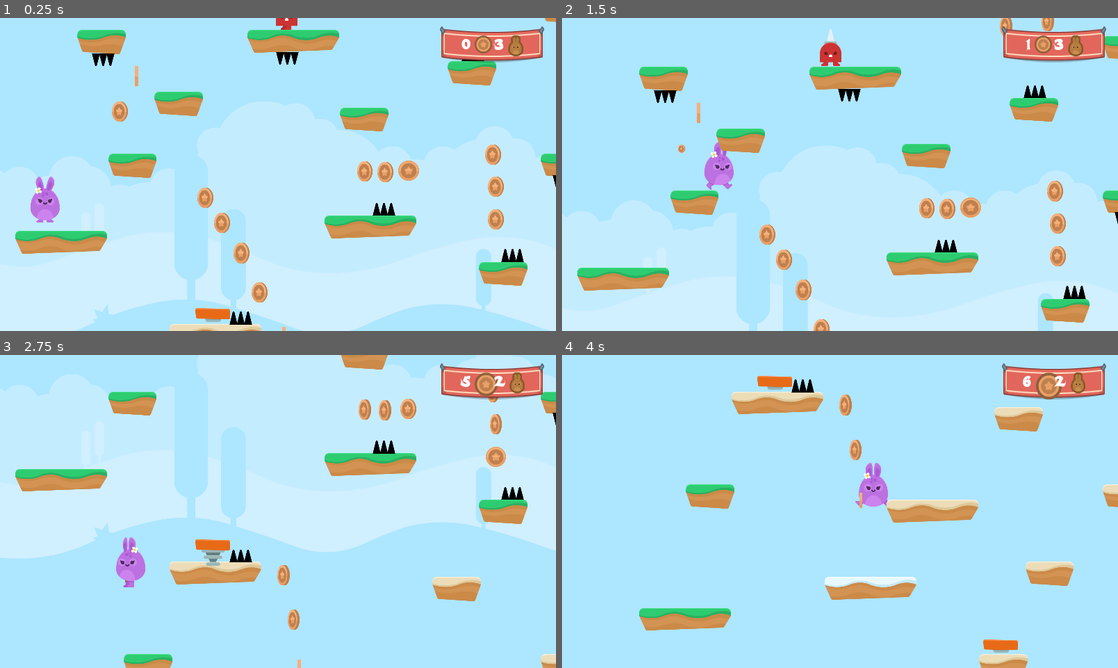
Above: before the commit, frames 1-4 (two rows, left to right).
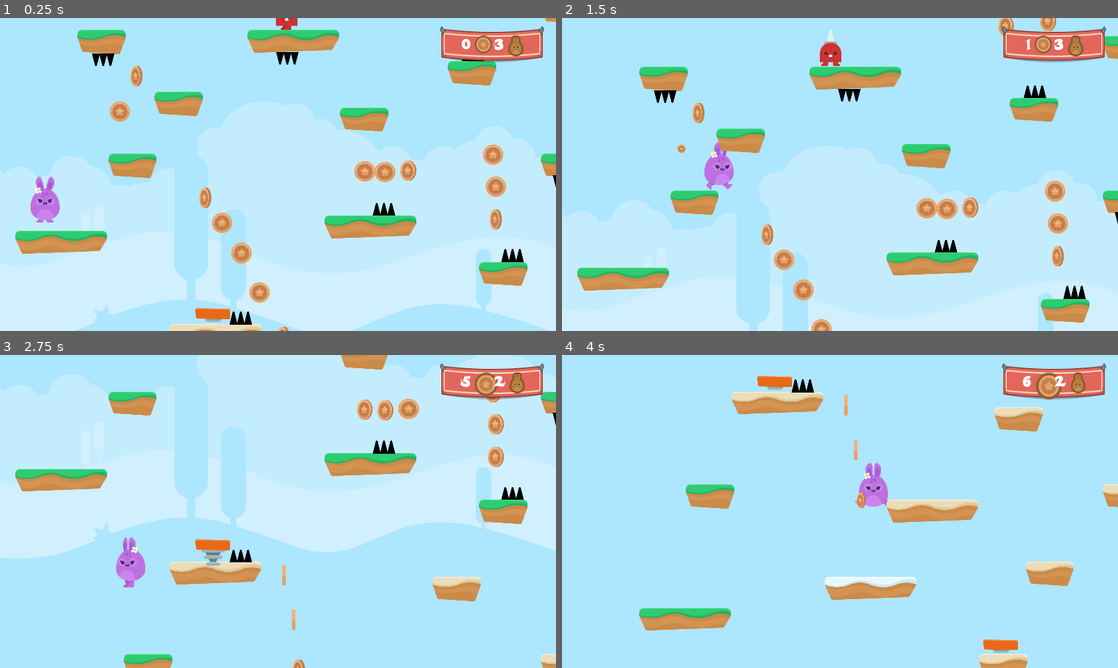
Above: after the commit, the same moments.

Repository: PaulSolheim/HoppyDays
Game: Godot game, scene res://Scenes/Levels/Level1.tscn
The game is run twice, just before and just after one commit, with the same random seed, the same clock (stepped at 60 frames per second) and the same inputs.
Inputs:
- Up to frame 1 (0.25 s): no input
- Up to frame 2 (1.5 s): hold Right (ui_right) from 0.53 s (still down); tap Up (ui_up) at 0.77 s
- Up to frame 3 (2.75 s): tap Up (ui_up) at 1.52 s; release Right (ui_right) at 2.03 s; hold Left (ui_left) from 2.03 s (still down)
- Up to frame 4 (4 s): release Left (ui_left) at 2.78 s; hold Right (ui_right) from 2.78 s (still down); tap Up (ui_up) at 3.02, 3.77 s

The runs differ from the first frame. In frame 1, 1.1% of the frame differs, in the area x 19-91%, y 15-100%; in frame 2, 1.1%; in frame 3, 0.7%; in frame 4, 0.3%.

Commit message:
godot 3.3.3
oppgradert til godot 3.3.3.

Diff:
--- a/Platforms.tres
+++ b/Platforms.tres
@@ -10,156 +10,195 @@
 [ext_resource path="res://GFX/Environment/ground_snow_small.png" type="Texture" id=8]
 
 [sub_resource type="ConvexPolygonShape2D" id=1]
-
-custom_solver_bias = 0.0
 points = PoolVector2Array( -190, -10, -190, -30, -188.345, -37.4981, -182.784, -43.4563, -174.442, -47.0312, 174.312, -47.0312, 183.845, -43.4563, 189.009, -35.9092, 190.2, -27.1705, 189.406, -16.4457, 161.998, 35.1922, -159.348, 45.5197 )
 
 [sub_resource type="ConvexPolygonShape2D" id=2]
-
-custom_solver_bias = 0.0
 points = PoolVector2Array( -190, -10, -190, -30, -188.345, -37.4981, -182.784, -43.4563, -174.442, -47.0312, 174.312, -47.0312, 183.845, -43.4563, 189.009, -35.9092, 190.2, -27.1705, 189.406, -16.4457, 161.998, 35.1922, -159.348, 45.5197 )
 
 [sub_resource type="ConvexPolygonShape2D" id=3]
-
-custom_solver_bias = 0.0
 points = PoolVector2Array( -190, -10, -190, -30, -188.345, -37.4981, -182.784, -43.4563, -174.442, -47.0312, 174.312, -47.0312, 183.845, -43.4563, 189.009, -35.9092, 190.2, -27.1705, 189.406, -16.4457, 161.998, 35.1922, -159.348, 45.5197 )
 
 [sub_resource type="ConvexPolygonShape2D" id=4]
-
-custom_solver_bias = 0.0
 points = PoolVector2Array( -190, -10, -190, -30, -188.345, -37.4981, -182.784, -43.4563, -174.442, -47.0312, 174.312, -47.0312, 183.845, -43.4563, 189.009, -35.9092, 190.2, -27.1705, 189.406, -16.4457, 161.998, 35.1922, -159.348, 45.5197 )
 
 [sub_resource type="ConvexPolygonShape2D" id=5]
-
-custom_solver_bias = 0.0
 points = PoolVector2Array( -93.4053, -1.29086, -99.5671, -22.8571, -99.6639, -36.3872, -94.8974, -44.7287, -85.043, -49.7048, 88.8071, -50.1449, 96.2892, -44.4233, 100.69, -35.6207, 100.69, -18.0157, 74.2829, 48.0033, -77.5609, 42.2817 )
 
 [sub_resource type="ConvexPolygonShape2D" id=6]
-
-custom_solver_bias = 0.0
 points = PoolVector2Array( -93.4053, -1.29086, -99.5671, -22.8571, -99.6639, -36.3872, -94.8974, -44.7287, -85.043, -49.7048, 88.8071, -50.1449, 96.2892, -44.4233, 100.69, -35.6207, 100.69, -18.0157, 74.2829, 48.0033, -77.5609, 42.2817 )
 
 [sub_resource type="ConvexPolygonShape2D" id=7]
-
-custom_solver_bias = 0.0
 points = PoolVector2Array( -93.4053, -1.29086, -99.5671, -22.8571, -99.6639, -36.3872, -94.8974, -44.7287, -85.043, -49.7048, 88.8071, -50.1449, 96.2892, -44.4233, 100.69, -35.6207, 100.69, -18.0157, 74.2829, 48.0033, -77.5609, 42.2817 )
 
 [sub_resource type="ConvexPolygonShape2D" id=8]
-
-custom_solver_bias = 0.0
 points = PoolVector2Array( -93.4053, -1.29086, -99.5671, -22.8571, -99.6639, -36.3872, -94.8974, -44.7287, -85.043, -49.7048, 88.8071, -50.1449, 96.2892, -44.4233, 100.69, -35.6207, 100.69, -18.0157, 74.2829, 48.0033, -77.5609, 42.2817 )
 
 [resource]
-
 0/name = "Ground_Cake"
 0/texture = ExtResource( 1 )
 0/tex_offset = Vector2( 0, 0 )
 0/modulate = Color( 1, 1, 1, 1 )
 0/region = Rect2( 0, 0, 380, 94 )
-0/is_autotile = false
+0/tile_mode = 0
 0/occluder_offset = Vector2( 190, 47 )
 0/navigation_offset = Vector2( 190, 47 )
+0/shape_offset = Vector2( 190, 47 )
+0/shape_transform = Transform2D( 1, 0, 0, 1, 190, 47 )
+0/shape = SubResource( 1 )
+0/shape_one_way = false
+0/shape_one_way_margin = 1.0
 0/shapes = [ {
 "autotile_coord": Vector2( 0, 0 ),
 "one_way": false,
+"one_way_margin": 1.0,
 "shape": SubResource( 1 ),
 "shape_transform": Transform2D( 1, 0, 0, 1, 190, 47 )
 } ]
+0/z_index = 0
 1/name = "Ground_Sand"
 1/texture = ExtResource( 2 )
 1/tex_offset = Vector2( 0, 0 )
 1/modulate = Color( 1, 1, 1, 1 )
 1/region = Rect2( 0, 0, 380, 94 )
-1/is_autotile = false
+1/tile_mode = 0
 1/occluder_offset = Vector2( 190, 47 )
 1/navigation_offset = Vector2( 190, 47 )
+1/shape_offset = Vector2( 190, 47 )
+1/shape_transform = Transform2D( 1, 0, 0, 1, 190, 47 )
+1/shape = SubResource( 2 )
+1/shape_one_way = false
+1/shape_one_way_margin = 1.0
 1/shapes = [ {
 "autotile_coord": Vector2( 0, 0 ),
 "one_way": false,
+"one_way_margin": 1.0,
 "shape": SubResource( 2 ),
 "shape_transform": Transform2D( 1, 0, 0, 1, 190, 47 )
 } ]
+1/z_index = 0
 2/name = "Ground_Grass"
 2/texture = ExtResource( 3 )
 2/tex_offset = Vector2( 0, 0 )
 2/modulate = Color( 1, 1, 1, 1 )
 2/region = Rect2( 0, 0, 380, 94 )
-2/is_autotile = false
+2/tile_mode = 0
 2/occluder_offset = Vector2( 190, 47 )
 2/navigation_offset = Vector2( 190, 47 )
+2/shape_offset = Vector2( 190, 47 )
+2/shape_transform = Transform2D( 1, 0, 0, 1, 190, 47 )
+2/shape = SubResource( 3 )
+2/shape_one_way = false
+2/shape_one_way_margin = 1.0
 2/shapes = [ {
 "autotile_coord": Vector2( 0, 0 ),
 "one_way": false,
+"one_way_margin": 1.0,
 "shape": SubResource( 3 ),
 "shape_transform": Transform2D( 1, 0, 0, 1, 190, 47 )
 } ]
+2/z_index = 0
 3/name = "Ground_Snow"
 3/texture = ExtResource( 4 )
 3/tex_offset = Vector2( 0, 0 )
 3/modulate = Color( 1, 1, 1, 1 )
 3/region = Rect2( 0, 0, 380, 94 )
-3/is_autotile = false
+3/tile_mode = 0
 3/occluder_offset = Vector2( 190, 47 )
 3/navigation_offset = Vector2( 190, 47 )
+3/shape_offset = Vector2( 190, 47 )
+3/shape_transform = Transform2D( 1, 0, 0, 1, 190, 47 )
+3/shape = SubResource( 4 )
+3/shape_one_way = false
+3/shape_one_way_margin = 1.0
 3/shapes = [ {
 "autotile_coord": Vector2( 0, 0 ),
 "one_way": false,
+"one_way_margin": 1.0,
 "shape": SubResource( 4 ),
 "shape_transform": Transform2D( 1, 0, 0, 1, 190, 47 )
 } ]
+3/z_index = 0
 4/name = "Ground_Cake_small"
 4/texture = ExtResource( 5 )
 4/tex_offset = Vector2( 0, 0 )
 4/modulate = Color( 1, 1, 1, 1 )
 4/region = Rect2( 0, 0, 201, 100 )
-4/is_autotile = false
+4/tile_mode = 0
 4/occluder_offset = Vector2( 100.5, 50 )
 4/navigation_offset = Vector2( 100.5, 50 )
+4/shape_offset = Vector2( 100.5, 50 )
+4/shape_transform = Transform2D( 1, 0, 0, 1, 100.5, 50 )
+4/shape = SubResource( 5 )
+4/shape_one_way = false
+4/shape_one_way_margin = 1.0
 4/shapes = [ {
 "autotile_coord": Vector2( 0, 0 ),
 "one_way": false,
+"one_way_margin": 1.0,
 "shape": SubResource( 5 ),
 "shape_transform": Transform2D( 1, 0, 0, 1, 100.5, 50 )
 } ]
+4/z_index = 0
 5/name = "Ground_Sand_small"
 5/texture = ExtResource( 6 )
 5/tex_offset = Vector2( 0, 0 )
 5/modulate = Color( 1, 1, 1, 1 )
 5/region = Rect2( 0, 0, 201, 100 )
-5/is_autotile = false
+5/tile_mode = 0
 5/occluder_offset = Vector2( 100.5, 50 )
 5/navigation_offset = Vector2( 100.5, 50 )
+5/shape_offset = Vector2( 100.5, 50 )
+5/shape_transform = Transform2D( 1, 0, 0, 1, 100.5, 50 )
+5/shape = SubResource( 6 )
+5/shape_one_way = false
+5/shape_one_way_margin = 1.0
 5/shapes = [ {
 "autotile_coord": Vector2( 0, 0 ),
 "one_way": false,
+"one_way_margin": 1.0,
 "shape": SubResource( 6 ),
 "shape_transform": Transform2D( 1, 0, 0, 1, 100.5, 50 )
 } ]
+5/z_index = 0
 6/name = "Ground_Grass_small"
 6/texture = ExtResource( 7 )
 6/tex_offset = Vector2( 0, 0 )
 6/modulate = Color( 1, 1, 1, 1 )
 6/region = Rect2( 0, 0, 201, 100 )
-6/is_autotile = false
+6/tile_mode = 0
 6/occluder_offset = Vector2( 100.5, 50 )
 6/navigation_offset = Vector2( 100.5, 50 )
+6/shape_offset = Vector2( 100.5, 50 )
+6/shape_transform = Transform2D( 1, 0, 0, 1, 100.5, 50 )
+6/shape = SubResource( 7 )
+6/shape_one_way = false
+6/shape_one_way_margin = 1.0
 6/shapes = [ {
 "autotile_coord": Vector2( 0, 0 ),
 "one_way": false,
+"one_way_margin": 1.0,
 "shape": SubResource( 7 ),
 "shape_transform": Transform2D( 1, 0, 0, 1, 100.5, 50 )
 } ]
+6/z_index = 0
 7/name = "Ground_Snow_small"
 7/texture = ExtResource( 8 )
 7/tex_offset = Vector2( 0, 0 )
 7/modulate = Color( 1, 1, 1, 1 )
 7/region = Rect2( 0, 0, 201, 100 )
-7/is_autotile = false
+7/tile_mode = 0
 7/occluder_offset = Vector2( 100.5, 50 )
 7/navigation_offset = Vector2( 100.5, 50 )
+7/shape_offset = Vector2( 100.5, 50 )
+7/shape_transform = Transform2D( 1, 0, 0, 1, 100.5, 50 )
+7/shape = SubResource( 8 )
+7/shape_one_way = false
+7/shape_one_way_margin = 1.0
 7/shapes = [ {
 "autotile_coord": Vector2( 0, 0 ),
 "one_way": false,
+"one_way_margin": 1.0,
 "shape": SubResource( 8 ),
 "shape_transform": Transform2D( 1, 0, 0, 1, 100.5, 50 )
 } ]
+7/z_index = 0
--- a/Scenes/Levels/Level1.tscn
+++ b/Scenes/Levels/Level1.tscn
@@ -32,7 +32,6 @@
 tile_data = PoolIntArray( -786392, 2, 0, -720873, 6, 0, -720838, 5, 0, -655289, 5, 0, -524253, 6, 0, -393211, 6, 0, -39 …(595 unchanged characters)…
 
 [node name="Spikes" type="Node2D" parent="."]
-editor/display_folded = true
 
 [node name="SpikesTop" parent="Spikes" instance=ExtResource( 5 )]
 position = Vector2( 1591.38, 358.3 )
@@ -86,330 +85,322 @@
 position = Vector2( 2368.35, -388.824 )
 
 [node name="Coins" type="Node2D" parent="."]
-editor/display_folded = true
 
 [node name="Coin" parent="Coins" instance=ExtResource( 7 )]
 position = Vector2( 332.154, -722.284 )
-frame = 0
 
 [node name="Coin9" parent="Coins" instance=ExtResource( 7 )]
 position = Vector2( 1840.41, -553.878 )
-frame = 0
 
 [node name="Coin13" parent="Coins" instance=ExtResource( 7 )]
 position = Vector2( 2821.23, -418.783 )
-frame = 5
+frame = 4
 
 [node name="Coin14" parent="Coins" instance=ExtResource( 7 )]
 position = Vector2( 2898.96, -520.567 )
-frame = 4
+frame = 3
 
 [node name="Coin15" parent="Coins" instance=ExtResource( 7 )]
 position = Vector2( 2895.26, -335.505 )
-frame = 4
+frame = 3
 
 [node name="Coin16" parent="Coins" instance=ExtResource( 7 )]
 position = Vector2( 2982.23, -420.634 )
-frame = 3
+frame = 2
 
 [node name="Coin44" parent="Coins" instance=ExtResource( 7 )]
 position = Vector2( 3692.18, -941.762 )
-frame = 3
+frame = 2
 
 [node name="Coin45" parent="Coins" instance=ExtResource( 7 )]
 position = Vector2( 3765.19, -1039.95 )
+frame = 4
 
 [node name="Coin46" parent="Coins" instance=ExtResource( 7 )]
 position = Vector2( 3848.26, -1125.54 )
-frame = 1
+frame = 0
 
 [node name="Coin47" parent="Coins" instance=ExtResource( 7 )]
 position = Vector2( 3843.23, -1014.77 )
-frame = 1
+frame = 0
 
 [node name="Coin48" parent="Coins" instance=ExtResource( 7 )]
 position = Vector2( 3946.45, -1055.05 )
-frame = 1
+frame = 0
 
 [node name="Coin49" parent="Coins" instance=ExtResource( 7 )]
 position = Vector2( 4011.9, -919.105 )
-frame = 0
 
 [node name="Coin50" parent="Coins" instance=ExtResource( 7 )]
 position = Vector2( 4072.32, -795.746 )
-frame = 5
+frame = 4
 
 [node name="Coin51" parent="Coins" instance=ExtResource( 7 )]
 position = Vector2( 4684.08, 47.6265 )
-frame = 5
+frame = 4
 
 [node name="Coin52" parent="Coins" instance=ExtResource( 7 )]
 position = Vector2( 4729.4, -68.1799 )
-frame = 4
+frame = 3
 
 [node name="Coin53" parent="Coins" instance=ExtResource( 7 )]
 position = Vector2( 4789.82, -194.056 )
-frame = 4
+frame = 3
 
 [node name="Coin54" parent="Coins" instance=ExtResource( 7 )]
 position = Vector2( 4812.48, -78.25 )
-frame = 3
+frame = 2
 
 [node name="Coin55" parent="Coins" instance=ExtResource( 7 )]
 position = Vector2( 4809.96, 42.5914 )
+frame = 4
 
 [node name="Coin56" parent="Coins" instance=ExtResource( 7 )]
 position = Vector2( 4908.14, -22.8644 )
+frame = 4
 
 [node name="Coin57" parent="Coins" instance=ExtResource( 7 )]
 position = Vector2( 4679.05, -168.881 )
+frame = 4
 
 [node name="Coin58" parent="Coins" instance=ExtResource( 7 )]
 position = Vector2( 4603.52, -60.6274 )
-frame = 1
+frame = 0
 
 [node name="Coin59" parent="Coins" instance=ExtResource( 7 )]
 position = Vector2( 4675.44, 730.497 )
-frame = 0
 
 [node name="Coin60" parent="Coins" instance=ExtResource( 7 )]
 position = Vector2( 4678.87, 569.532 )
-frame = 5
+frame = 4
 
 [node name="Coin61" parent="Coins" instance=ExtResource( 7 )]
 position = Vector2( 4682.29, 391.444 )
-frame = 5
+frame = 4
 
 [node name="Coin62" parent="Coins" instance=ExtResource( 7 )]
 position = Vector2( 5148.06, 1408.6 )
-frame = 4
+frame = 3
 
 [node name="Coin63" parent="Coins" instance=ExtResource( 7 )]
 position = Vector2( 5189.16, 1302.44 )
-frame = 4
+frame = 3
 
 [node name="Coin64" parent="Coins" instance=ExtResource( 7 )]
 position = Vector2( 5274.78, 1185.99 )
-frame = 3
+frame = 2
 
 [node name="Coin65" parent="Coins" instance=ExtResource( 7 )]
 position = Vector2( 5302.18, 1305.86 )
+frame = 4
 
 [node name="Coin66" parent="Coins" instance=ExtResource( 7 )]
 position = Vector2( 5401.5, 1405.18 )
+frame = 4
 
 [node name="Coin67" parent="Coins" instance=ExtResource( 7 )]
 position = Vector2( 5442.59, 1268.19 )
-frame = 1
+frame = 0
 
 [node name="Coin68" parent="Coins" instance=ExtResource( 7 )]
 position = Vector2( 4442.56, 747.621 )
-frame = 0
 
 [node name="Coin69" parent="Coins" instance=ExtResource( 7 )]
 position = Vector2( 4346.66, 860.639 )
-frame = 0
 
 [node name="Coin70" parent="Coins" instance=ExtResource( 7 )]
 position = Vector2( 4271.32, 1014.75 )
-frame = 5
+frame = 4
 
 [node name="Coin71" parent="Coins" instance=ExtResource( 7 )]
 position = Vector2( 4192.55, 1165.44 )
-frame = 5
+frame = 4
 
 [node name="Coin17" parent="Coins" instance=ExtResource( 7 )]
 position = Vector2( 3195.06, 53.1237 )
+frame = 4
 
 [node name="Coin18" parent="Coins" instance=ExtResource( 7 )]
 position = Vector2( 3259.83, 136.401 )
+frame = 4
 
 [node name="Coin19" parent="Coins" instance=ExtResource( 7 )]
 position = Vector2( 3119.18, 141.953 )
-frame = 1
+frame = 0
 
 [node name="Coin20" parent="Coins" instance=ExtResource( 7 )]
 position = Vector2( 2578.8, 591.653 )
-frame = 0
 
 [node name="Coin21" parent="Coins" instance=ExtResource( 7 )]
 position = Vector2( 2630.62, 495.421 )
-frame = 0
 
 [node name="Coin22" parent="Coins" instance=ExtResource( 7 )]
 position = Vector2( 2723.15, 408.442 )
-frame = 0
 
 [node name="Coin23" parent="Coins" instance=ExtResource( 7 )]
 position = Vector2( 2799.02, 508.375 )
-frame = 5
+frame = 4
 
 [node name="Coin24" parent="Coins" instance=ExtResource( 7 )]
 position = Vector2( 2712.04, 273.347 )
-frame = 5
+frame = 4
 
 [node name="Coin25" parent="Coins" instance=ExtResource( 7 )]
 position = Vector2( 2588.05, 175.264 )
-frame = 4
+frame = 3
 
 [node name="Coin26" parent="Coins" instance=ExtResource( 7 )]
 position = Vector2( 2536.24, 53.1237 )
-frame = 4
+frame = 3
 
 [node name="Coin27" parent="Coins" instance=ExtResource( 7 )]
 position = Vector2( 2055.08, 399.189 )
-frame = 3
+frame = 2
 
 [node name="Coin28" parent="Coins" instance=ExtResource( 7 )]
 position = Vector2( 2055.08, 264.094 )
+frame = 4
 
 [node name="Coin29" parent="Coins" instance=ExtResource( 7 )]
 position = Vector2( 2043.97, 130.85 )
+frame = 4
 
 [node name="Coin30" parent="Coins" instance=ExtResource( 7 )]
 position = Vector2( 3195.06, 782.266 )
-frame = 1
+frame = 0
 
 [node name="Coin31" parent="Coins" instance=ExtResource( 7 )]
 position = Vector2( 3137.69, 897.004 )
-frame = 1
+frame = 0
 
 [node name="Coin32" parent="Coins" instance=ExtResource( 7 )]
 position = Vector2( 3259.83, 887.751 )
-frame = 0
 
 [node name="Coin33" parent="Coins" instance=ExtResource( 7 )]
 position = Vector2( 3208.01, 1002.49 )
-frame = 0
 
 [node name="Coin34" parent="Coins" instance=ExtResource( 7 )]
 position = Vector2( 1595.68, 204.691 )
-frame = 5
+frame = 4
 
 [node name="Coin35" parent="Coins" instance=ExtResource( 7 )]
 position = Vector2( 1511.99, 201.901 )
-frame = 5
+frame = 4
 
 [node name="Coin36" parent="Coins" instance=ExtResource( 7 )]
 position = Vector2( 1693.31, 199.112 )
-frame = 4
+frame = 3
 
 [node name="Coin37" parent="Coins" instance=ExtResource( 7 )]
 position = Vector2( 850.877, 310.692 )
-frame = 3
+frame = 2
 
 [node name="Coin38" parent="Coins" instance=ExtResource( 7 )]
 position = Vector2( 920.615, 413.904 )
+frame = 4
 
 [node name="Coin39" parent="Coins" instance=ExtResource( 7 )]
 position = Vector2( 1001.51, 539.431 )
+frame = 4
 
 [node name="Coin40" parent="Coins" instance=ExtResource( 7 )]
 position = Vector2( 1076.83, 701.223 )
+frame = 4
 
 [node name="Coin41" parent="Coins" instance=ExtResource( 7 )]
 position = Vector2( 1175.25, 887.822 )
-frame = 1
+frame = 0
 
 [node name="Coin42" parent="Coins" instance=ExtResource( 7 )]
 position = Vector2( 1216.26, 1072.37 )
-frame = 1
+frame = 0
 
 [node name="Coin43" parent="Coins" instance=ExtResource( 7 )]
 position = Vector2( 1238.82, 1281.53 )
-frame = 0
 
 [node name="Coin8" parent="Coins" instance=ExtResource( 7 )]
 position = Vector2( 1030.69, -830.464 )
-frame = 0
 
 [node name="Coin2" parent="Coins" instance=ExtResource( 7 )]
 position = Vector2( 418.698, -805.737 )
-frame = 0
 
 [node name="Coin10" parent="Coins" instance=ExtResource( 7 )]
 position = Vector2( 1926.95, -637.331 )
-frame = 0
 
 [node name="Coin5" parent="Coins" instance=ExtResource( 7 )]
 position = Vector2( 1117.23, -913.917 )
-frame = 0
 
 [node name="Coin3" parent="Coins" instance=ExtResource( 7 )]
 position = Vector2( 505.242, -740.829 )
-frame = 0
 
 [node name="Coin12" parent="Coins" instance=ExtResource( 7 )]
 position = Vector2( 2013.49, -572.423 )
-frame = 0
 
 [node name="Coin7" parent="Coins" instance=ExtResource( 7 )]
 position = Vector2( 1203.78, -849.009 )
-frame = 0
 
 [node name="Coin4" parent="Coins" instance=ExtResource( 7 )]
 position = Vector2( 585.605, -651.194 )
-frame = 0
 
 [node name="Coin11" parent="Coins" instance=ExtResource( 7 )]
 position = Vector2( 2093.86, -482.788 )
-frame = 0
 
 [node name="Coin6" parent="Coins" instance=ExtResource( 7 )]
 position = Vector2( 1284.14, -759.374 )
-frame = 0
 
 [node name="Coin72" parent="Coins" instance=ExtResource( 7 )]
 position = Vector2( 495.791, -46.4218 )
+frame = 4
 
 [node name="Coin73" parent="Coins" instance=ExtResource( 7 )]
 position = Vector2( 565.529, -194.266 )
-frame = 1
+frame = 0
 
 [node name="Coin74" parent="Coins" instance=ExtResource( 7 )]
 position = Vector2( 3741.66, 0 )
+frame = 4
 
 [node name="Coin75" parent="Coins" instance=ExtResource( 7 )]
 position = Vector2( 3836.53, -68.3061 )
-frame = 1
+frame = 0
 
 [node name="Coin76" parent="Coins" instance=ExtResource( 7 )]
 position = Vector2( 3931.4, 56.9218 )
-frame = 0
 
 [node name="Coin77" parent="Coins" instance=ExtResource( 7 )]
 position = Vector2( 4018.68, -41.7427 )
-frame = 0
 
 [node name="Coin78" parent="Coins" instance=ExtResource( 7 )]
 position = Vector2( 3506.38, 478.143 )
-frame = 5
+frame = 4
 
 [node name="Coin79" parent="Coins" instance=ExtResource( 7 )]
 position = Vector2( 3510.18, 330.146 )
-frame = 5
+frame = 4
 
 [node name="Coin80" parent="Coins" instance=ExtResource( 7 )]
 position = Vector2( 3513.97, 151.791 )
-frame = 5
+frame = 4
 
 [node name="Coin81" parent="Coins" instance=ExtResource( 7 )]
 position = Vector2( 3570.89, -7.5896 )
-frame = 4
+frame = 3
 
 [node name="Coin82" parent="Coins" instance=ExtResource( 7 )]
 position = Vector2( 4212.46, 165.195 )
+frame = 4
 
 [node name="Coin83" parent="Coins" instance=ExtResource( 7 )]
 position = Vector2( 4212.46, 39.6663 )
+frame = 4
 
 [node name="Coin84" parent="Coins" instance=ExtResource( 7 )]
 position = Vector2( 4218.04, -116.547 )
-frame = 1
+frame = 0
 
 [node name="Coin85" parent="Coins" instance=ExtResource( 7 )]
 position = Vector2( 4232.02, -260.976 )
-frame = 1
+frame = 0
 
 [node name="Portal" parent="." instance=ExtResource( 8 )]
 position = Vector2( 5770.2, 203.473 )
@@ -440,4 +431,5 @@
 
 [node name="JumpPad4" parent="JumpPads" instance=ExtResource( 12 )]
 position = Vector2( 1817.68, 1885.98 )
+
 [connection signal="body_entered" from="Portal" to="." method="_on_Portal_body_entered"]
--- a/project.godot
+++ b/project.godot
@@ -10,7 +10,6 @@
 
 _global_script_classes=[  ]
 _global_script_class_icons={
-
 }
 
 [application]
@@ -65,5 +64,6 @@
 [rendering]
 
 quality/intended_usage/framebuffer_allocation=0
+2d/snapping/use_gpu_pixel_snap=true
+environment/default_environment="res://default_env.tres"
 quality/2d/use_pixel_snap=true
-environment/default_environment="res://default_env.tres"
